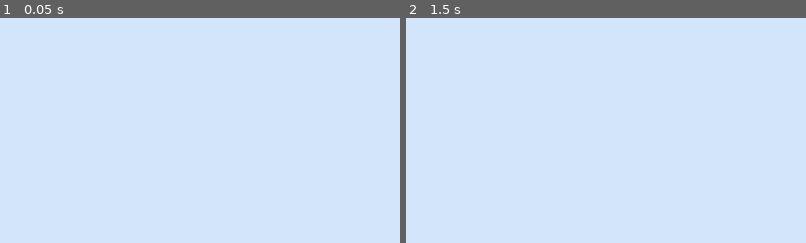
Above: before the commit, frames 1-2 (left to right).
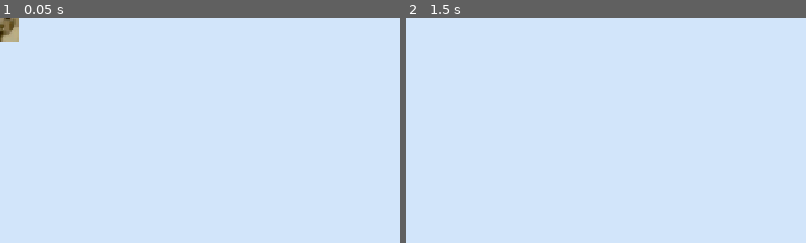
Above: after the commit, the same moments.

Repository: ArifD2286/RAMageddon-Run
Game: Godot game, scene res://game.tscn
Same seed, same stepped clock (60 frames per second), same inputs: the game is played once before the commit and once after it.
Inputs (mouse positions are % of the whole screen's width and height, from its top left):
- Up to frame 1 (0.05 s): no input
- Up to frame 2 (1.5 s): tap Enter at 0.5 s; move the mouse to (72, 45) at 0.52 s; hold Right 0.53-1.25 s; click (72, 45) at 0.6 s; tap Space at 0.77 s; drag from (30, 55) to (45, 70) at 1.27 s
The pictures show only the part of the screen within x 0-50%, y 0-50%; the shares and areas given below are measured in that part.

The runs differ from the first frame. In frame 1, 0.5% of the frame differs, in the area x 0-5%, y 0-11%; in frame 2, nothing differs.
Error before the commit: Cannot call method 'instantiate' on a null value. (res://player.gd:14)
Error after the commit: Cannot call method 'instantiate' on a null value. (res://player.gd:18)

Commit message:
Update 1.3
Changes:
- Added progress on player mechanics
- Added a cat image (shook.jpg), to be used as temporary placeholder

Diff:
--- a/ra-mageddon-run/ground.gd
+++ b/ra-mageddon-run/ground.gd
@@ -1,6 +1,9 @@
 extends Sprite2D
 
+# By having repeat on in CanvasItem > Texture > Repeat, it makes the texture loop without having extra code.
 const scroll_speed = 300.0
 
 func _process(delta: float) -> void:
+	# [region_rect] is a slice of the texture that is displayed,
+	# moving its position changes the the image in the sprite by sliding it
 	region_rect.position.x += scroll_speed * delta
--- a/ra-mageddon-run/player.gd
+++ b/ra-mageddon-run/player.gd
@@ -3,6 +3,8 @@
 @export var ram_scene: PackedScene
 
 const gravity = 1200.0
+const lay_boost = -400.0
+
 
 func _physics_process(delta: float) -> void:
 	velocity.y += gravity * delta
@@ -11,6 +13,8 @@
 		add_ram()
 
 func add_ram():
+	velocity.y = lay_boost
+	# [.instantiate()] creates a new copy of the ram scene each time it's called.
 	var ram = ram_scene.instantiate()
 	ram.global_position = global_position + Vector2(0,40)
 	get_parent().add_child(ram)
--- /dev/null
+++ b/ra-mageddon-run/ram.gd
@@ -0,0 +1,19 @@
+extends AnimatableBody2D
+
+const scroll_speed = 300.0
+
+# Line below makes an array or a list in inspector
+@export var ram_textures: Array[Texture2D]
+
+
+
+func _ready():
+	# [pick_random()] is just picking a random item from array
+	$Sprite2D.texture = ram_textures.pick_random()
+
+
+func _physics_process(delta: float) -> void:
+	# the line below makes the ram slide to the left at the same speed as the
+	position.x -= scroll_speed * delta
+	if global_position.x < -200.0:
+		queue_free()
--- a/ra-mageddon-run/ram.tscn
+++ b/ra-mageddon-run/ram.tscn
@@ -1,10 +1,17 @@
 [gd_scene format=3 uid="uid://d0bbvptonngxu"]
 
+[ext_resource type="Script" uid="uid://b6wyaa1al60ue" path="res://ram.gd" id="1_26crb"]
+[ext_resource type="Texture2D" uid="uid://bfkgk0oxjpcpk" path="res://assets/shook.jpg" id="2_bnm00"]
+
 [sub_resource type="RectangleShape2D" id="RectangleShape2D_7cyb2"]
+size = Vector2(80, 80)
 
-[node name="StaticBody2D2" type="StaticBody2D" unique_id=1800044618]
+[node name="StaticBody2D2" type="AnimatableBody2D" unique_id=311829735]
+script = ExtResource("1_26crb")
+ram_textures = Array[Texture2D]([ExtResource("2_bnm00"), null])
 
 [node name="CollisionShape2D" type="CollisionShape2D" parent="." unique_id=1056843]
 shape = SubResource("RectangleShape2D_7cyb2")
 
 [node name="Sprite2D" type="Sprite2D" parent="." unique_id=259758899]
+scale = Vector2(0.09995191, 0.09995191)
Binary file added: ra-mageddon-run/assets/shook.jpg
Not shown, added: ra-mageddon-run/assets/shook.jpg.import
Not shown, added: ra-mageddon-run/ram.gd.uid
Not shown, added: ra-mageddon-run/assets/.DS_Store
